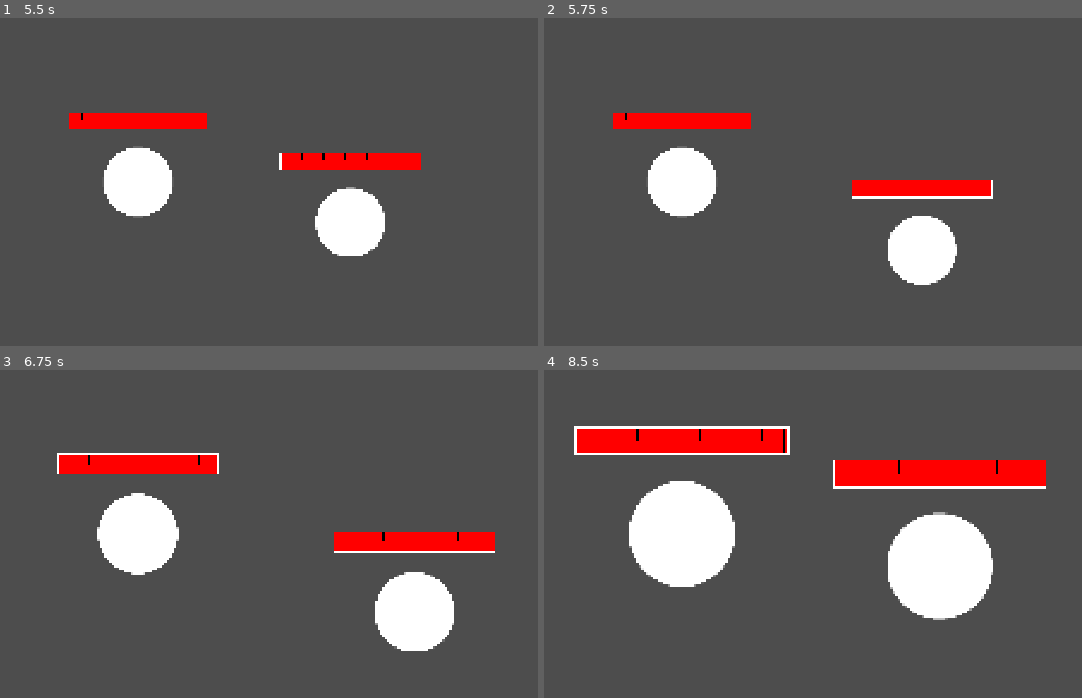
Above: before the commit, frames 1-4 (two rows, left to right).
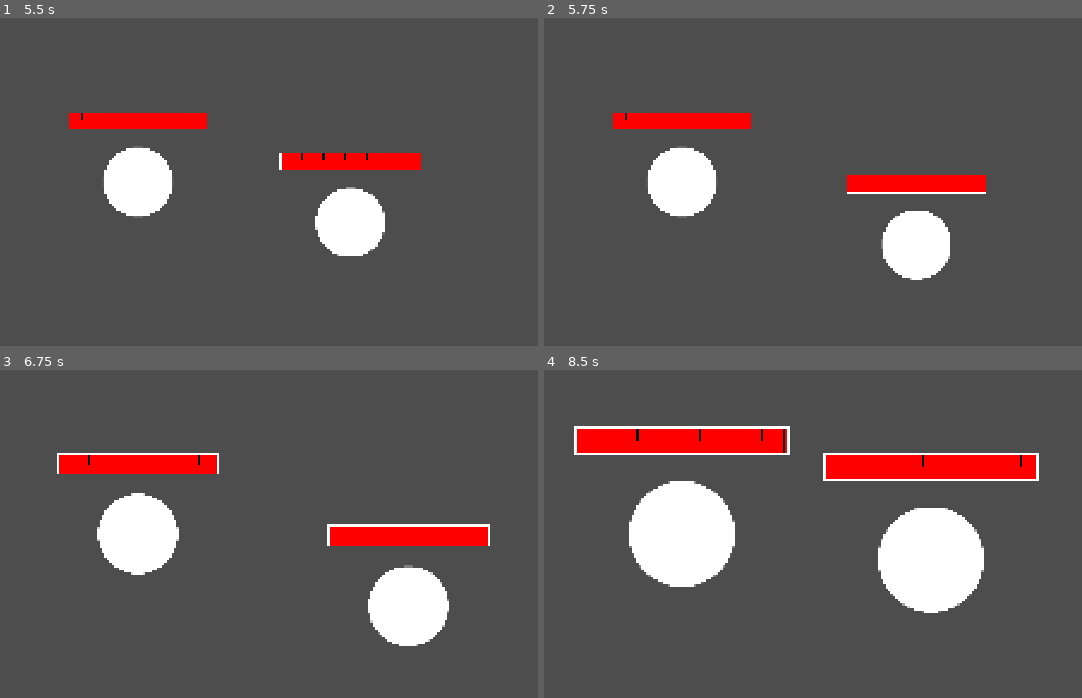
Above: after the commit, the same moments.

Repository: anzac9425/LoL-Like-Godot-4.7-2D
Game: Godot game, scene res://src/scenes/game_root/game_root.tscn
The game is run twice, just before and just after one commit, with the same random seed, the same clock (stepped at 60 frames per second) and the same inputs.
Inputs (mouse positions are in pixels of both pictures, inside the frame that each line leads up to):
- Up to frame 1 (5.5 s): click (139, 182) at 0.5 s; click (139, 182) at 1.25 s; tap Enter at 2, 5 s; move the mouse to (312, 159) at 2.02 s; press the mouse at (312, 159) at 2.03 s; move the mouse to (outside the picture) at 2.77 s; release the mouse at (outside the picture) at 2.78 s; tap S (stop) at 2.85 s; tap Space at 3.5 s; move the mouse to (220, 83) at 3.52 s; hold Z (zoom_in) 3.53-4.28 s; move the mouse to (96, 270) at 4.27 s; tap X (zoom_out) at 4.35 s; move the mouse to (376, 250) at 5.02 s; press the mouse at (376, 250) at 5.03 s
- Up to frame 2 (5.75 s): tap W (skill_w) at 5.65 s
- Up to frame 3 (6.75 s): move the mouse to (outside the picture) at 5.77 s; release the mouse at (outside the picture) at 5.78 s; tap S (stop) at 5.85 s; tap Space at 6.5 s; move the mouse to (177, 534) at 6.52 s; hold Z (zoom_in) from 6.53 s (still down)
- Up to frame 4 (8.5 s): move the mouse to (560, 422) at 7.27 s; release Z (zoom_in) at 7.28 s; tap X (zoom_out) at 7.35 s; tap Enter at 8 s; move the mouse to (856, 511) at 8.02 s; press the mouse at (856, 511) at 8.03 s

Frame 1 is identical in both runs. In frame 2, 1.7% of the frame differs, in the area x 56-84%, y 47-82%; in frame 3, 2.3%; in frame 4, 3.8%, in the area x 51-94%, y 25-77%.

Commit message:
projectile on hit, aatrox w

Diff:
--- a/src/core/systems/combat/combat.gd
+++ b/src/core/systems/combat/combat.gd
@@ -114,6 +114,9 @@
 
 	target.crowd_controls.append(crowd_control)
 
+	if type == CrowdControl.Type.SLOW:
+		target.calculate_statistics()
+
 
 static func apply_status(target: CharacterBase, type: Status.Type, duration: float):
 	if target.is_dead:
--- a/src/resources/characters/aatrox/aatrox_logic.gd
+++ b/src/resources/characters/aatrox/aatrox_logic.gd
@@ -9,6 +9,8 @@
 var q_rotation: float
 var q_cooldown: Cooldown = Cooldown.new()
 var q_recast: Cooldown = Cooldown.new()
+
+var w_cooldown: Cooldown = Cooldown.new()
 
 
 func _physics_process(delta: float) -> void:
@@ -67,6 +69,60 @@
 
 
 func on_take_damage(_damage_info: DamageInfo) -> void:
+	pass
+
+
+func on_deal_projectile_hit(projectile: Projectile) -> void:
+	for instance in projectile.damage_info.damage_instances:
+		if instance.source_type == SourceType.Type.SKILL_W:
+			var target: CharacterBase = projectile.damage_info.victim
+			var damage_info: DamageInfo = projectile.damage_info
+
+			var area: Area = Area.create_polygon(
+				projectile.damage_info.victim.global_position,
+				(target.global_position - character_base.global_position).angle(),
+				PackedVector2Array([
+					Vector2(-200, -175),
+					Vector2(-200, 175),
+					Vector2(500, 300),
+					Vector2(500, -300),
+				]),
+				true
+			)
+
+			Ingame.current.spawn_area(area)
+
+			Combat.apply_crowd_control(
+				target,
+				CrowdControl.Type.SLOW,
+				1.5,
+				0.25 + (0.1 / 17.0 * character_base.level)
+			)
+
+			await get_tree().create_timer(1.5).timeout
+
+			if !is_instance_valid(area):
+				return
+
+			if target.is_dead:
+				area.queue_free()
+				return
+
+			if target in area.get_targets():
+				Combat.apply_forced_movement(
+					target,
+					area.global_position,
+					1024.0
+				)
+
+				Combat.apply_damage(damage_info)
+
+			area.queue_free()
+
+			break
+
+
+func on_take_projectile_hit(_projectile: Projectile) -> void:
 	pass
 
 
@@ -262,7 +318,60 @@
 
 
 func cast_w() -> void:
-	pass
+	if !character_base.can_cast():
+		return
+
+	if w_cooldown.remaining_duration > 0.0:
+		return
+
+	Combat.apply_status(
+		character_base,
+		Status.Type.CANNOT_MOVE,
+		0.25
+	)
+
+	Combat.apply_status(
+		character_base,
+		Status.Type.CANNOT_AUTO_ATTACK,
+		0.25
+	)
+
+	var direction: Vector2 = (
+		Ingame.current.get_global_mouse_position()
+		- character_base.global_position
+	).normalized()
+
+	w_cooldown.remaining_duration = 20.0 - (6.0 / 17.0 * character_base.level)
+
+	await get_tree().create_timer(0.25).timeout
+
+	if character_base.is_dead:
+		return
+
+	var damage_info: DamageInfo = DamageInfo.create(character_base, null)
+
+	damage_info.add_damage_instance(
+		DamageType.Type.PHYSICAL,
+		SourceType.Type.SKILL_W,
+		30.0
+		+ (40.0 / 17.0 * character_base.level)
+		+ 0.4 * character_base.total_statistics.attack_damage,
+		false,
+		false
+	)
+
+	var projectile: Projectile = (
+		Ingame.current.spawn_projectile(
+			damage_info,
+			Projectile.Type.LINEAR,
+			1800.0,
+			80.0
+		)
+	)
+
+	projectile.direction = direction
+
+	projectile.max_distance = 825.0
 
 
 func cast_e() -> void:
--- a/src/resources/characters/character_logic.gd
+++ b/src/resources/characters/character_logic.gd
@@ -17,6 +17,14 @@
 	pass
 
 
+func on_deal_projectile_hit(_projectile: Projectile) -> void:
+	pass
+
+
+func on_take_projectile_hit(_projectile: Projectile) -> void:
+	pass
+
+
 func cast_q() -> void:
 	pass
 
--- a/src/resources/characters/test1/test1_character_data.tres
+++ b/src/resources/characters/test1/test1_character_data.tres
@@ -9,6 +9,7 @@
 script = ExtResource("1_h32tj")
 character_name = "test1"
 radius = 64.0
+ranged = true
 statistics = ExtResource("3_qp0j6")
 growth_statistics = ExtResource("2_0ie4s")
 character_logic = ExtResource("1_xfegy")
--- a/src/resources/characters/test1/test1_logic.gd
+++ b/src/resources/characters/test1/test1_logic.gd
@@ -10,6 +10,14 @@
 
 
 func on_take_damage(_damage_info: DamageInfo) -> void:
+	pass
+
+
+func on_deal_projectile_hit(_projectile: Projectile) -> void:
+	pass
+
+
+func on_take_projectile_hit(_projectile: Projectile) -> void:
 	pass
 
 
--- a/src/resources/characters/test1/test1_statistics.tres
+++ b/src/resources/characters/test1/test1_statistics.tres
@@ -5,8 +5,8 @@
 [resource]
 script = ExtResource("1_ns84b")
 health = 1024.0
-attack_damage = 256.0
-attack_speed = 0.8
+attack_damage = 128.0
+attack_speed = 2.0
 move_speed = 300.0
-attack_range = 200.0
+attack_range = 550.0
 metadata/_custom_type_script = "uid://b8abtl1va6o4b"
--- a/src/scenes/character_base/character_base.gd
+++ b/src/scenes/character_base/character_base.gd
@@ -107,6 +107,9 @@
 
 			if crowd_control.remaining_duration <= 0.0:
 				crowd_controls.remove_at(i)
+
+				if crowd_control.type == CrowdControl.Type.SLOW:
+					calculate_statistics()
 
 	if statuses:
 		for i in range(statuses.size() - 1, -1, -1):
@@ -491,6 +494,14 @@
 
 	total_statistics.attack_speed *= 1.0 + total_statistics.attack_speed_multiplier
 
+	var slow_amount: float
+
+	for crowd_control in crowd_controls:
+		if crowd_control.type == CrowdControl.Type.SLOW:
+			slow_amount = max(slow_amount,crowd_control.amount)
+
+	total_statistics.move_speed *= (1.0 - slow_amount)
+
 	current_health += max(0.0, total_statistics.health - old_total_statistics_health)
 
 	current_health = min(current_health, total_statistics.health)
--- a/src/scenes/projectile/projectile.gd
+++ b/src/scenes/projectile/projectile.gd
@@ -51,6 +51,9 @@
 			if global_position.distance_to(damage_info.victim.global_position) <= projectile_radius + damage_info.victim.character_collision_shape_radius:
 				Combat.apply_damage(damage_info)
 
+				damage_info.attacker.character_logic.on_deal_projectile_hit(self)
+				damage_info.victim.character_logic.on_take_projectile_hit(self)
+
 				queue_free()
 				return
 
@@ -74,6 +77,9 @@
 					damage_info.victim = area
 
 					Combat.apply_damage(damage_info)
+
+					damage_info.attacker.character_logic.on_deal_projectile_hit(self)
+					damage_info.victim.character_logic.on_take_projectile_hit(self)
 
 					if !pierce:
 						queue_free()
Not shown, changed: README.md
